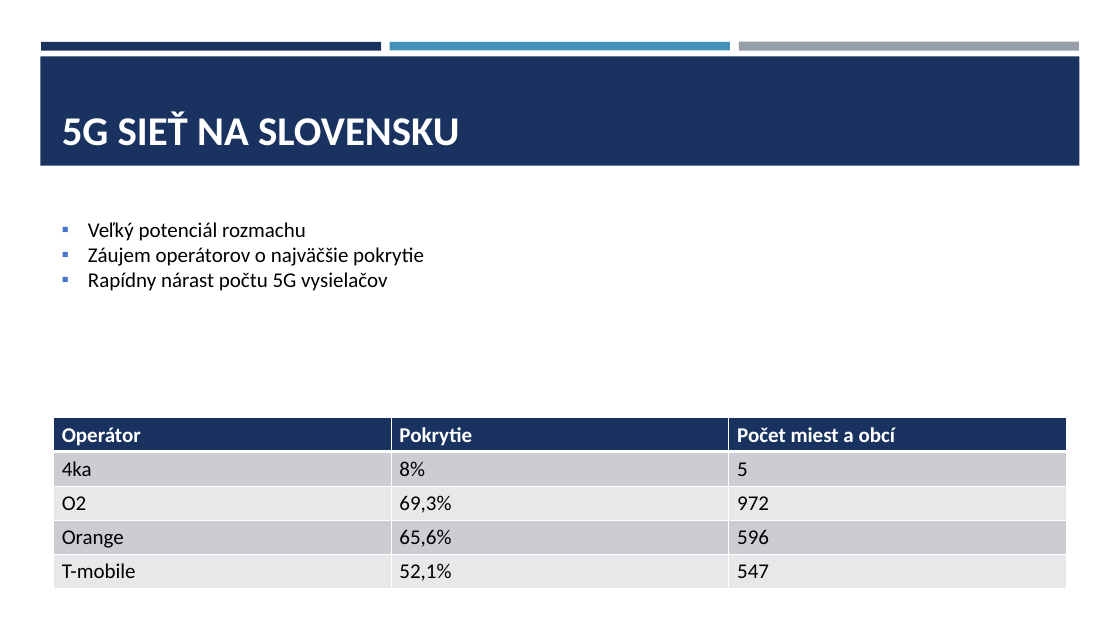
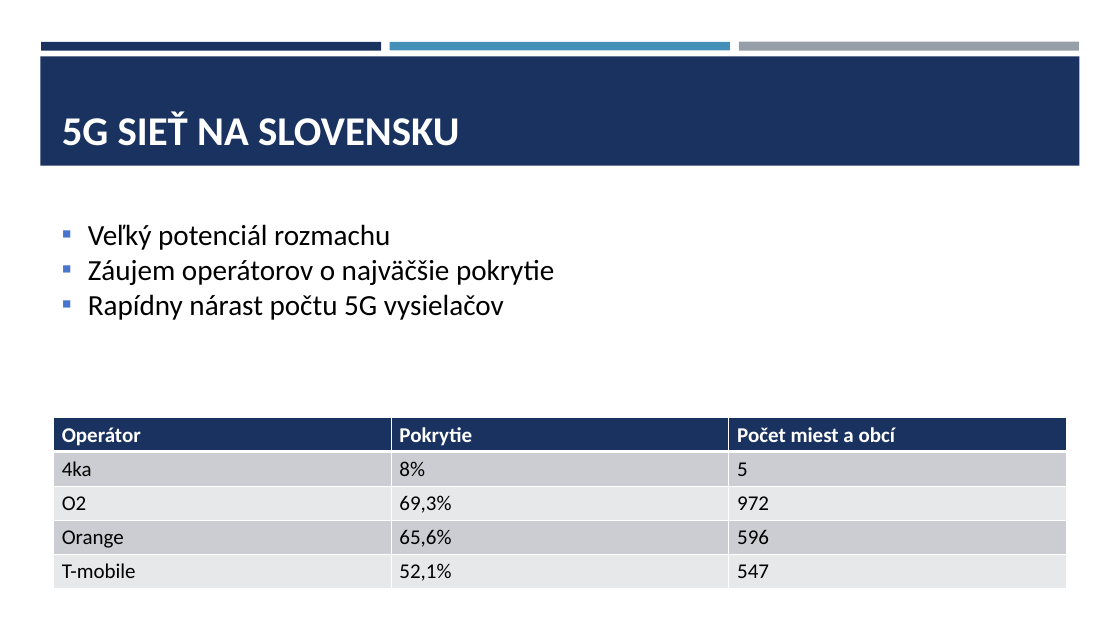
Before and after one commit to Stypec/Rocnikovy-projekt, a slide deck: slide 8 of 5g sieť.pptx. Drawn at 1120x630 pixels with LibreOffice and Linux fonts; fonts in the diff are those of the drawing. Boxes give left, top, right and bottom in pixels: in the first picture for what was removed or moved away, otherwise in the second. Text is boxed around its words. In the diff, an @@ line names an element or a change of style, - is before the commit and + after.

```diff
--- a/5g sieť.pptx
+++ b/5g sieť.pptx
@@ text "Veľký potenciál rozmachu" at (88, 224, 554, 320): size 18 to 25 pt @@
```
Also in this commit, not shown: 5 other slides changed, 1 other file.
